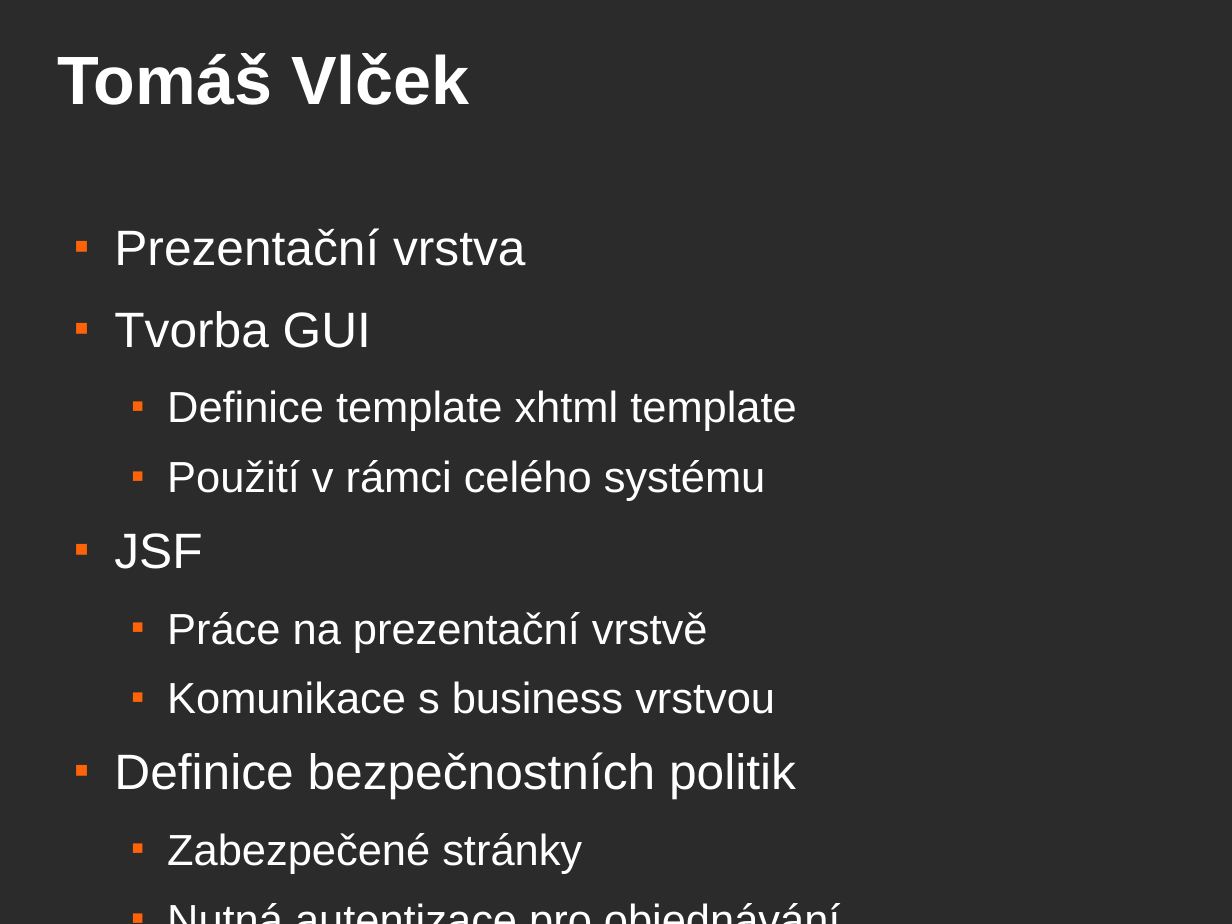
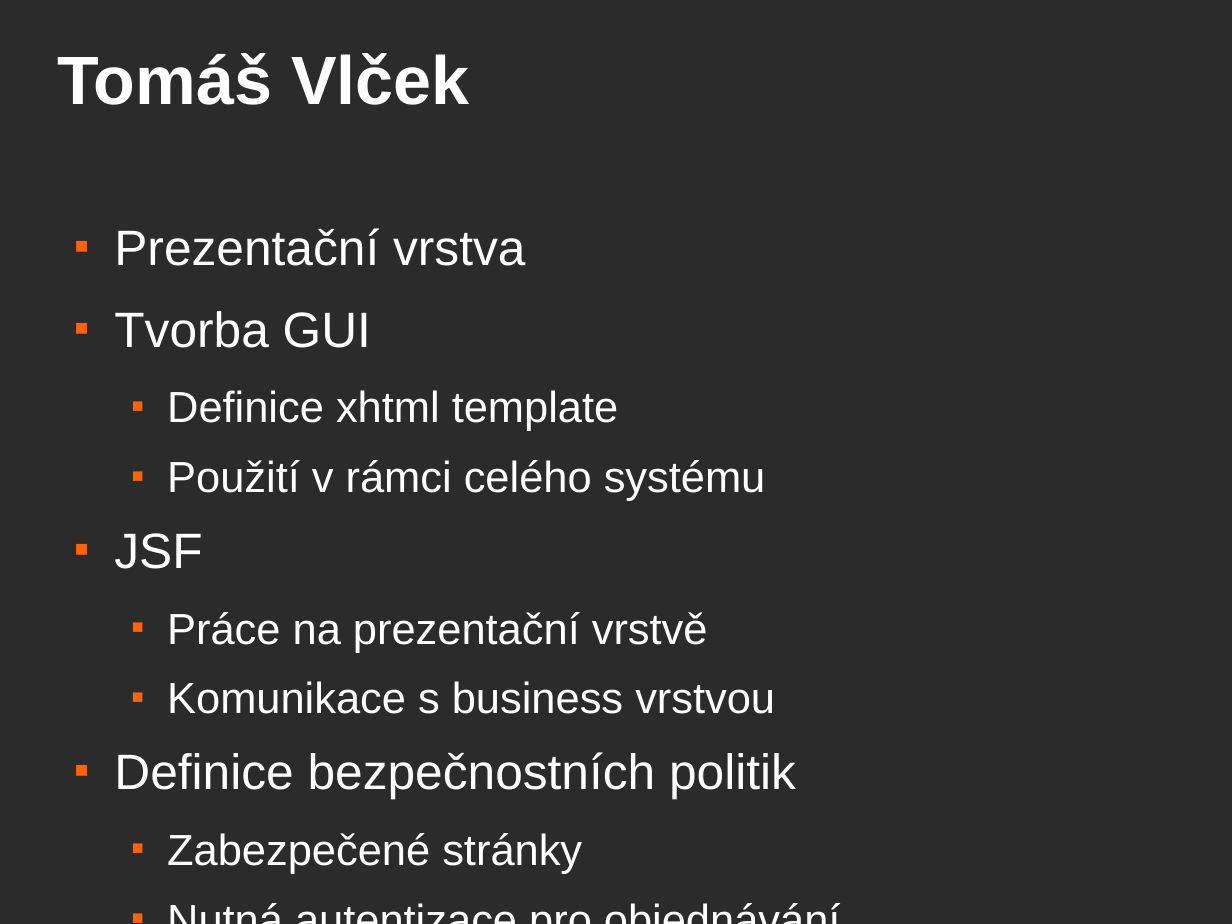
Before and after one commit to pkremens/pv243-eshop, a slide deck: slide 7 of jboss-presentation.odp. Drawn at 1232x924 pixels with LibreOffice and Linux fonts; fonts in the diff are those of the drawing; background and template pictures are left out; a plain dark background stands for a picture behind light text. Boxes give left, top, right and bottom in pixels: in the first picture for what was removed or moved away, otherwise in the second. Text is boxed around its words. In the diff, an @@ line names an element or a change of style, - is before the commit and + after.

```diff
--- a/jboss-presentation.odp
+++ b/jboss-presentation.odp
@@ text at (167,390,618,431): text changed @@
-  ■ Definice template xhtml template
+  ■ Definice xhtml template
```
Also in this commit, not shown: 1 other slide changed, 9 other files.
